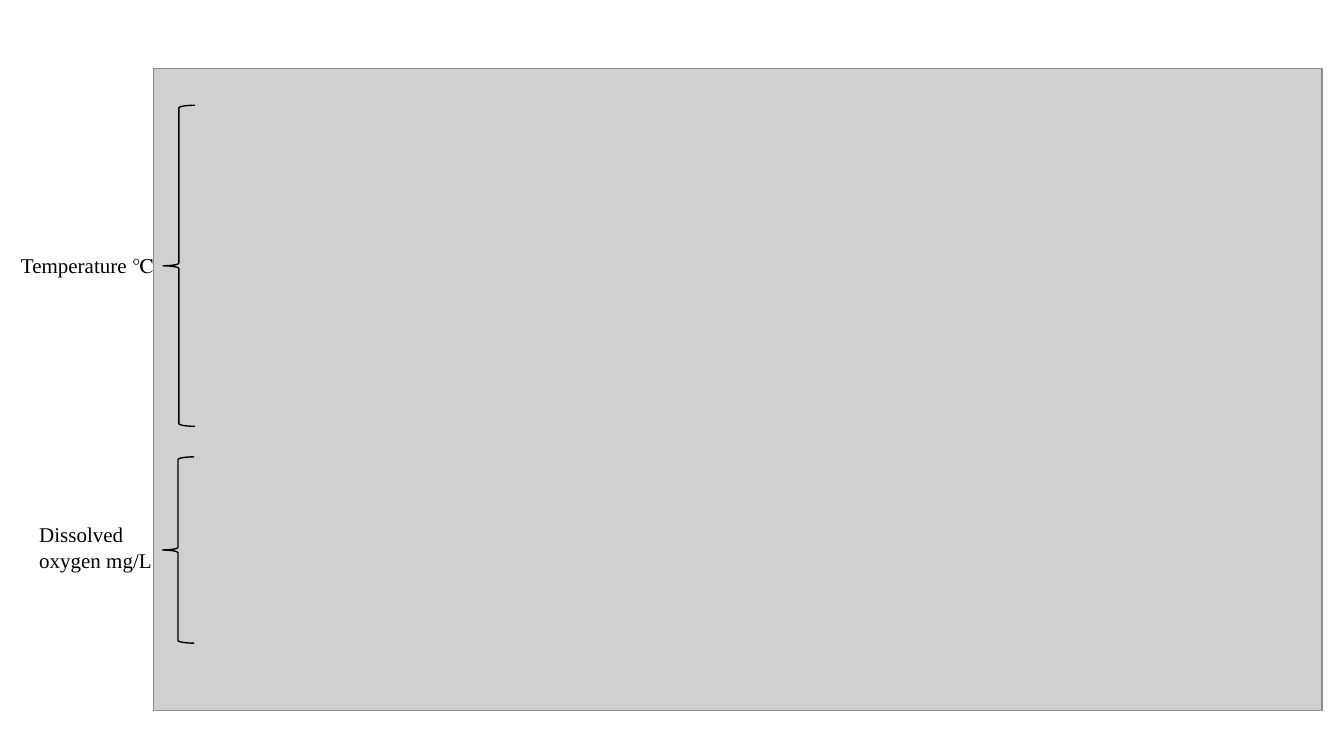
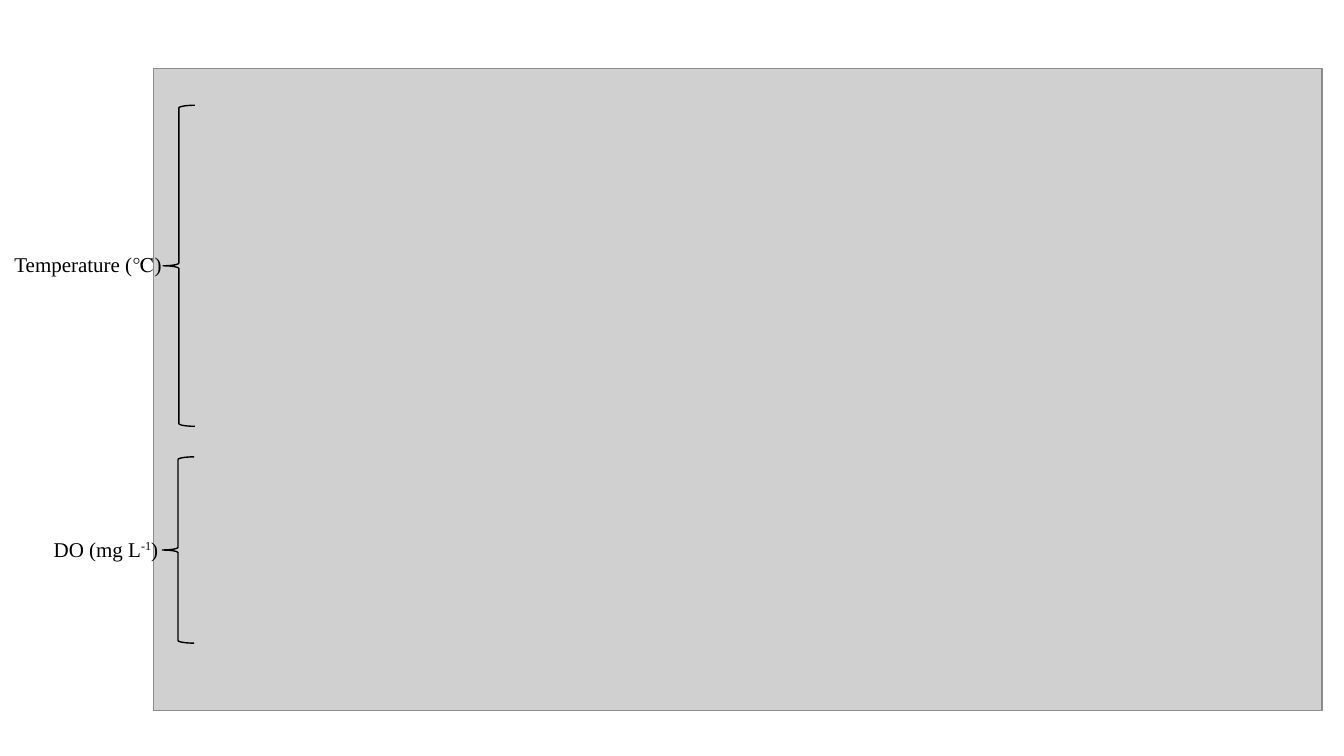
Before and after one commit to barrehan/cutthroat-habitat-selection-dvm, a slide deck: slide 2 of results/figures/logger.array/loger.arrays.labeled.pptx. Drawn at 1344x756 pixels with LibreOffice and Linux fonts; fonts in the diff are those of the drawing; grey boxes stand for pictures. Boxes give left, top, right and bottom in pixels: in the first picture for what was removed or moved away, otherwise in the second. Text is boxed around its words. In the diff, an @@ line names an element or a change of style, - is before the commit and + after.

```diff
--- a/results/figures/logger.array/loger.arrays.labeled.pptx
+++ b/results/figures/logger.array/loger.arrays.labeled.pptx
@@ text at bbox=[14, 253, 154, 279]: text changed @@
-Temperature ℃
+Temperature (℃)
@@ text at bbox=[54, 542, 151, 562]: text changed @@
-Dissolved oxygen mg/L
+DO (mg L-1)
```
Also in this commit, not shown: 1 other slide changed, 1 slide added, 1 slide removed, 52 other files.
